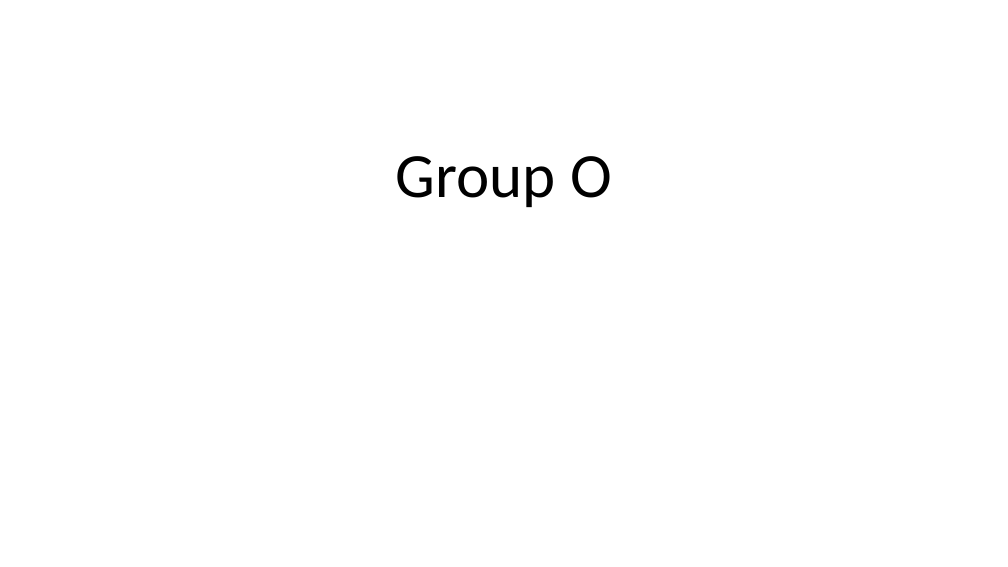
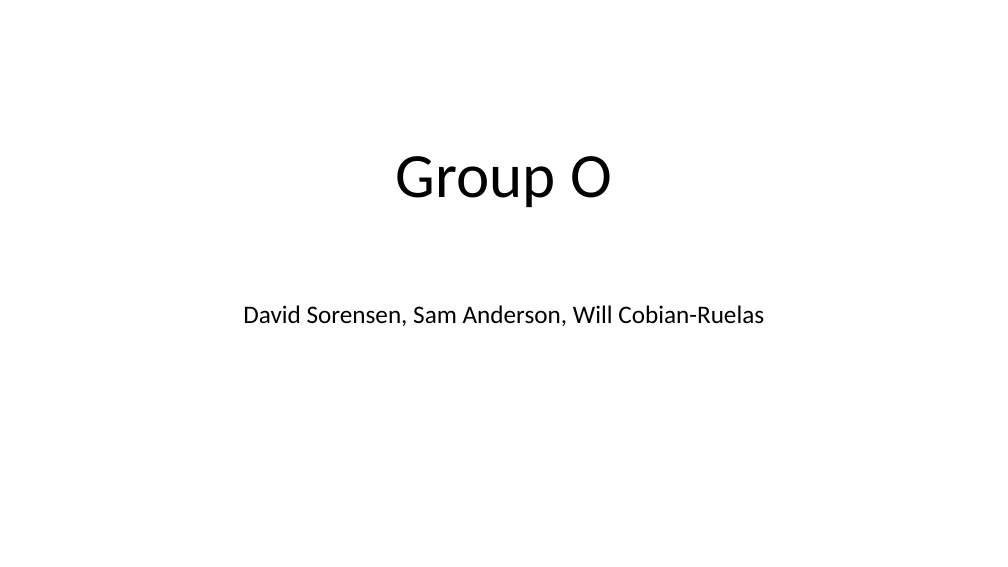
Before and after one commit to dgsorensen/GroupProject, a slide deck: slide 1 of Documentation/Group Presentation.pptx. Drawn at 1008x567 pixels with LibreOffice and Linux fonts; fonts in the diff are those of the drawing. Boxes give left, top, right and bottom in pixels: in the first picture for what was removed or moved away, otherwise in the second. Text is boxed around its words. In the diff, an @@ line names an element or a change of style, - is before the commit and + after.

Commit message:
Updated Group Presentation

```diff
--- a/Documentation/Group Presentation.pptx
+++ b/Documentation/Group Presentation.pptx
@@ subtitle added at (x1=243, y1=305, x2=764, y2=326), 24 pt, text #000000 @@
+David Sorensen, Sam Anderson, Will Cobian-Ruelas
```
Also in this commit, not shown: 2 other slides changed.
